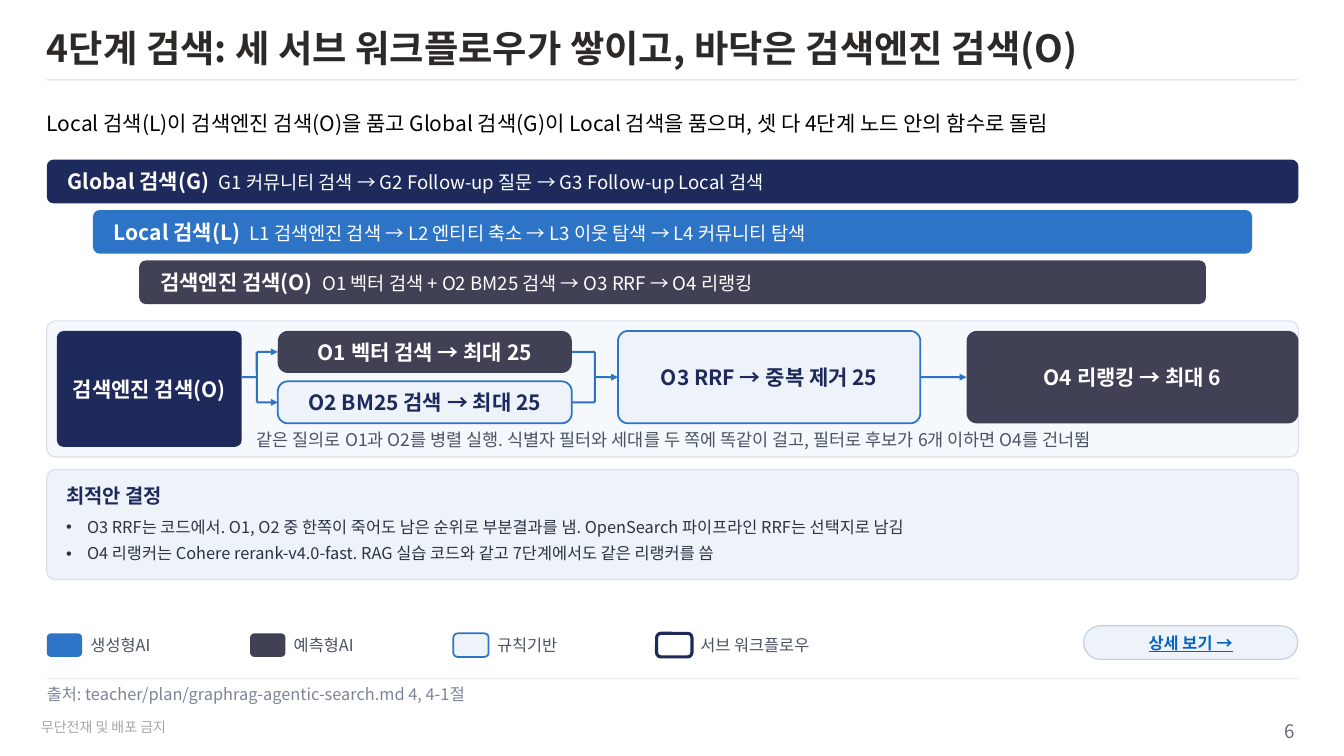
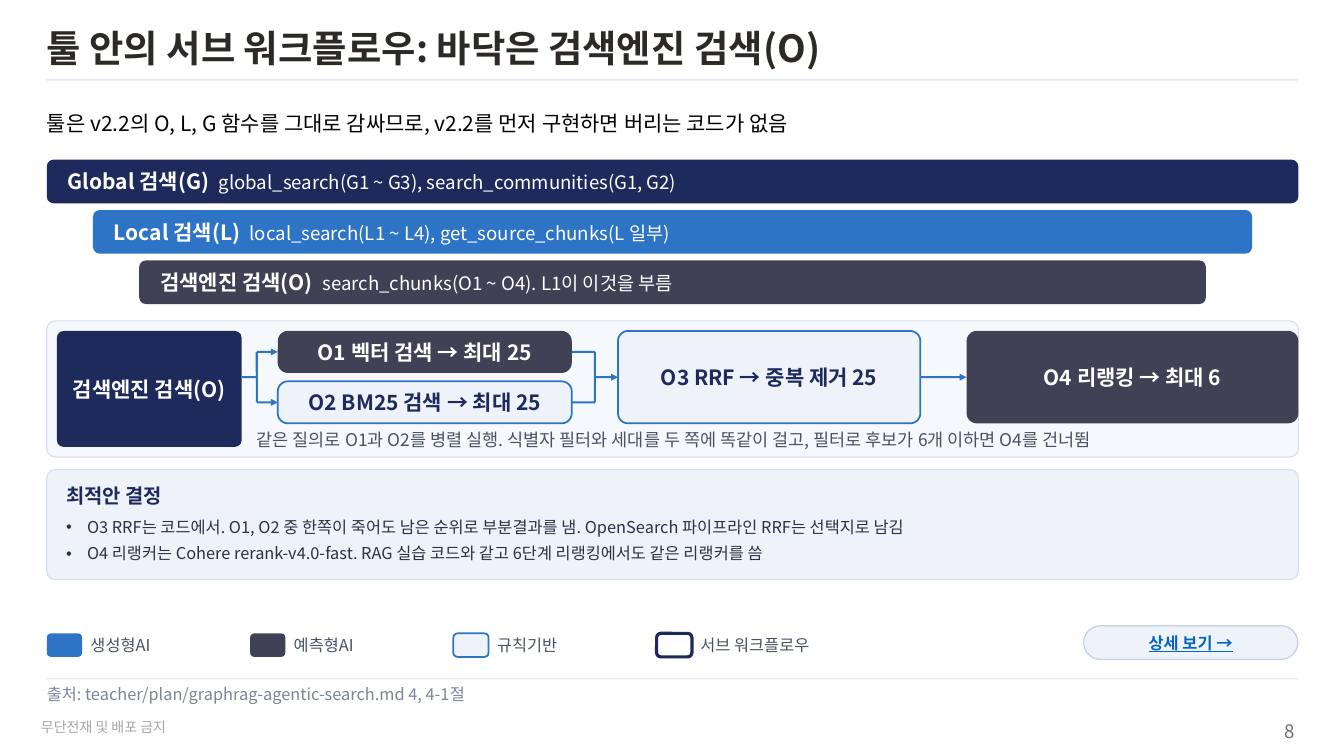
Before and after one commit to unicorn-campus/hybrid-ai, a slide deck: slide 8 of teacher/plan/graphrag-agentic-search.pptx (slide 6 before the commit). Drawn at 1344x756 pixels with LibreOffice and Linux fonts; fonts in the diff are those of the drawing. Boxes give left, top, right and bottom in pixels: in the first picture for what was removed or moved away, otherwise in the second. Text is boxed around its words. In the diff, an @@ line names an element or a change of style, - is before the commit and + after.

```diff
--- a/teacher/plan/graphrag-agentic-search.pptx
+++ b/teacher/plan/graphrag-agentic-search.pptx
@@ title at box(47, 30, 820, 70): text changed @@
-4단계 검색: 세 서브 워크플로우가 쌓이고, 바닥은 검색엔진 검색(O)
+툴 안의 서브 워크플로우: 바닥은 검색엔진 검색(O)
@@ text at box(47, 113, 788, 135): text changed @@
-Local 검색(L)이 검색엔진 검색(O)을 품고 Global 검색(G)이 Local 검색을 품으며, 셋 다 4단계 노드 안의 함수로 돌림
+툴은 v2.2의 O, L, G 함수를 그대로 감싸므로, v2.2를 먼저 구현하면 버리는 코드가 없음
@@ text at box(68, 171, 676, 194): text changed @@
-Global 검색(G) G1 커뮤니티 검색 → G2 Follow-up 질문 → G3 Follow-up Local 검색
+Global 검색(G) global_search(G1 ~ G3), search_communities(G1, G2)
@@ text at box(114, 222, 670, 245): text changed @@
-Local 검색(L) L1 검색엔진 검색 → L2 엔티티 축소 → L3 이웃 탐색 → L4 커뮤니티 탐색
+Local 검색(L) local_search(L1 ~ L4), get_source_chunks(L 일부)
@@ text at box(160, 272, 672, 294): text changed @@
-검색엔진 검색(O) O1 벡터 검색 + O2 BM25 검색 → O3 RRF → O4 리랭킹
+검색엔진 검색(O) search_chunks(O1 ~ O4). L1이 이것을 부름
@@ text in rounded rectangle at box(87, 545, 763, 561): text changed @@
-• O4 리랭커는 Cohere rerank-v4.0-fast. RAG 실습 코드와 같고 7단계에서도 같은 리랭커를 씀
+• O4 리랭커는 Cohere rerank-v4.0-fast. RAG 실습 코드와 같고 6단계 리랭킹에서도 같은 리랭커를 씀
@@ page number at box(1284, 724, 1294, 738): text changed @@
-6
+8
```
Also in this commit, not shown: 8 other slides changed, 4 slides added, 2 slides removed, 3 other files.
